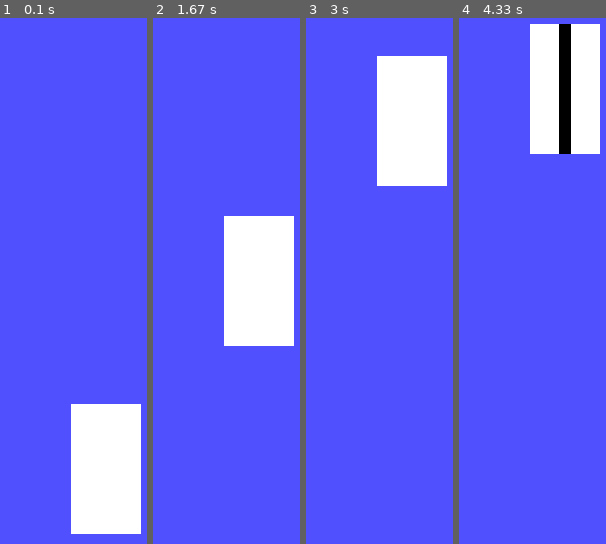
Above: before the commit, frames 1-4 (left to right).
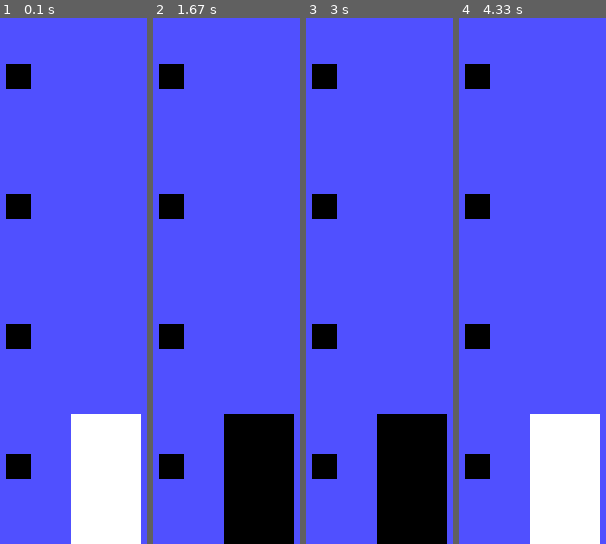
Above: after the commit, the same moments.

Repository: murilofcorso/elevador-pygame
Game: pygame game, started from tela.py
Same seed, same stepped clock (60 frames per second), same inputs: the game is played once before the commit and once after it.
Inputs (mouse positions are in pixels of both pictures, inside the frame that each line leads up to):
- Up to frame 1 (0.1 s): no input
- Up to frame 2 (1.67 s): click (170, 465) at 0.38 s
- Up to frame 3 (3 s): no input
- Up to frame 4 (4.33 s): no input

The runs differ from the first frame. In frame 1, 5.0% of the frame differs, in the area x 4-96%, y 8-100%; in frame 2, 27%; in frame 3, 27%; in frame 4, 27%.

Commit message:
criacao dos botoes

Diff:
--- a/chamador.py
+++ b/chamador.py
@@ -1,8 +1,31 @@
-class Chamador:
-    def __init__(self, elevador, andar):
+import pygame
+
+
+class Chamador(pygame.sprite.Sprite):
+    def __init__(self, tela, elevador, andar):
+        self.tela = tela
         self.elevador = elevador
         self.andar = andar
+
+        self.largura = 25
+        self.image = pygame.surface.Surface((self.largura, self.largura), pygame.SRCALPHA)
+        self.rect = self.image.get_rect()
+
+        self.rect.topleft =  (100, tela.get_height() - self.elevador.altura * andar - 90)
 
 
     def enviar_chamado(self):
         self.elevador.adicionar_chamado(self.andar)
+
+    def desenhar(self):
+        self.image.fill("black")
+
+    def checar_click(self):
+        if self.evento.type == pygame.MOUSEBUTTONDOWN:
+            if self.rect.collidepoint(self.evento.pos):
+                self.enviar_chamado()
+
+    def update(self, evento):
+        self.evento = evento
+        self.desenhar()
+        self.checar_click()
--- a/elevador.py
+++ b/elevador.py
@@ -19,6 +19,7 @@
         self.andar_atual = 0
         self.rect.bottomleft = (self.tela.get_width()/2 - self.largura/2, self.tela.get_height() - (self.andar_atual * self.altura))
         self.chamados = []
+
 
     def mover(self, destino):
         if self.status == "parado":
@@ -42,8 +43,6 @@
         if self.status == "parado":
             self.status = "porta_abrindo"
 
-        # if self.status == "porta_abrindo":
-
 
     def desenhar(self):
         self.image.fill("black")
@@ -54,9 +53,10 @@
             if self.status == "porta_abrindo":
                 self.largura_porta -= 1
                 self.pos_porta_direita += 1
-                if self.largura_porta <= 0:
+                if self.largura_porta < -1:
+                    pygame.time.delay(2000)
                     self.fechar_porta()
-            else:
+            elif self.status == "porta_fechando":
                 self.largura_porta += 1
                 self.pos_porta_direita -= 1
                 if self.largura_porta >= self.largura/2:
@@ -88,6 +88,5 @@
 
 
     def update(self):
+        self.desenhar()
         self.mover(self.retornar_proximo_chamado())
-        self.desenhar()
-        print(self.chamados, self.status)
--- a/tela.py
+++ b/tela.py
@@ -22,18 +22,18 @@
 e = Elevador(tela)
 
 # Crie o chamador
-c0 = Chamador(e, 0)
-c1 = Chamador(e, 1)
-c2 = Chamador(e, 2)
-c3 = Chamador(e, 3)
+c0 = Chamador(tela, e, 0)
+c1 = Chamador(tela, e, 1)
+c2 = Chamador(tela, e, 2)
+c3 = Chamador(tela, e, 3)
+
 
 
 # Loop principal do jogo
-c3.enviar_chamado()
-c2.enviar_chamado()
 while True:
     # Lida com eventos
     for evento in pygame.event.get():
+        ultimo_evento = evento
         if evento.type == pygame.QUIT:
             pygame.quit()
             sys.exit()
@@ -42,6 +42,16 @@
     tela.fill((80, 80, 255))
     # Desenhe outros elementos na tela aqui
     tela.blit(e.image, e.rect.topleft)
+    tela.blit(c0.image, c0.rect.topleft)
+    tela.blit(c1.image, c1.rect.topleft)
+    tela.blit(c2.image, c2.rect.topleft)
+    tela.blit(c3.image, c3.rect.topleft)
+
+    # updates
+    c0.update(ultimo_evento)
+    c1.update(ultimo_evento)
+    c2.update(ultimo_evento)
+    c3.update(ultimo_evento)
     e.update()
 
     # Atualize a tela
